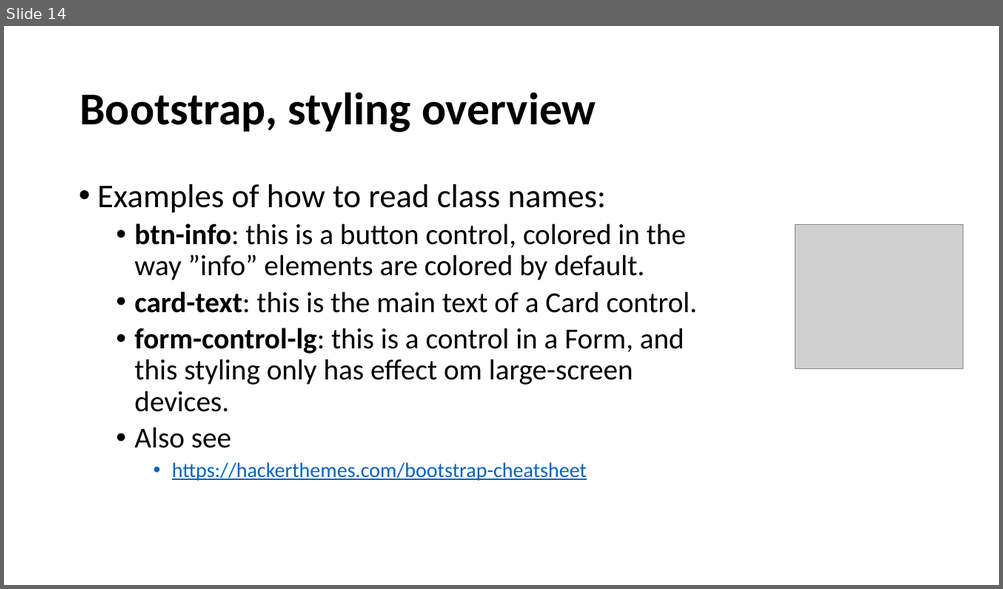
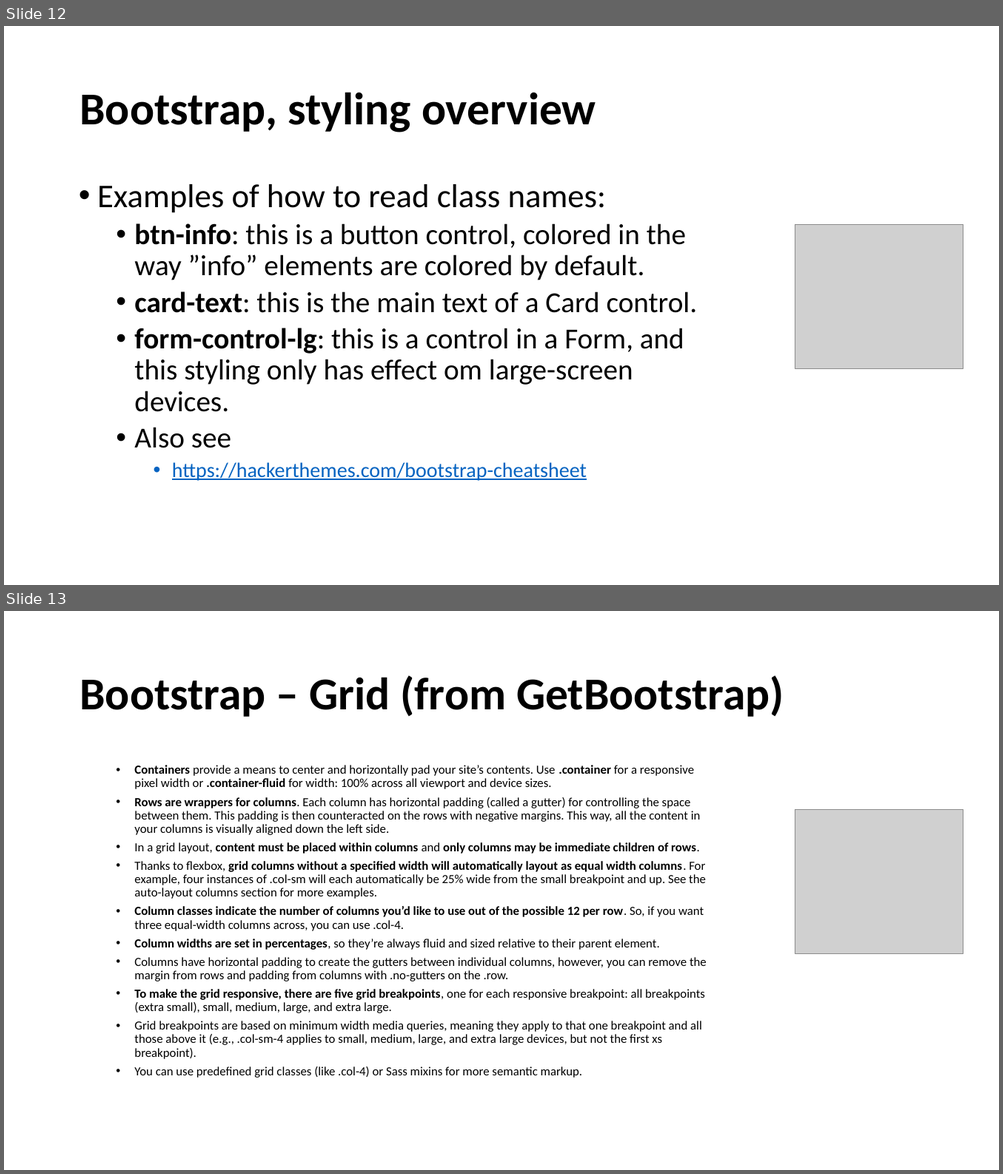
Before and after one commit to perl-easj/WebProg, a slide deck: 20_Bootstrap/BootstrapOverview.pptx. Shown one above the other, each under a label of ours: slide 14 before the commit, slides 12 and 13 after it. The pictures are 1003x589 and 1003x1174 pixels, drawn with LibreOffice and Linux fonts; fonts in the diff are those of the drawing; grey boxes stand for pictures. Boxes give left, top, right and bottom in pixels: in the first picture for what was removed or moved away, otherwise in the second. Text is boxed around its words. In the diff, an @@ line names an element or a change of style, - is before the commit and + after.

Commit message:
Added materials for WP Day 2 (Bootstrap 4)

```diff
--- a/20_Bootstrap/BootstrapOverview.pptx
+++ b/20_Bootstrap/BootstrapOverview.pptx
@@ slide 13 added at bbox=[4, 611, 999, 1170], background #FFFFFF @@
@@ title added at bbox=[79, 675, 783, 717], 44 pt, text #000000, bold @@
+Bootstrap – Grid (from GetBootstrap)
@@ text added at bbox=[134, 765, 706, 1078], 12 pt, text #000000 @@
+  • Containers provide a means to center and horizontally pad your site’s contents. Use .container for a responsive pixel width or .container-fluid for width: 100% across all viewport and device sizes.
+  • Rows are wrappers for columns. Each column has horizontal padding (called a gutter) for controlling the space between them. This padding is then counteracted on the rows with negative margins. This way, all the content in your columns is visually aligned down the left side.
+  • In a grid layout, content must be placed within columns and only columns may be immediate children of rows.
+  • Thanks to flexbox, grid columns without a specified width will automatically layout as equal width columns. For example, four instances of .col-sm will each automatically be 25% wide from the small breakpoint and up. See the auto-layout columns section for more examples.
+  • Column classes indicate the number of columns you’d like to use out of the possible 12 per row. So, if you want three equal-width columns across, you can use .col-4.
+  • Column widths are set in percentages, so they’re always fluid and sized relative to their parent element.
+  • Columns have horizontal padding to create the gutters between individual columns, however, you can remove the margin from rows and padding from columns with .no-gutters on the .row.
+  • To make the grid responsive, there are five grid breakpoints, one for each responsive breakpoint: all breakpoints (extra small), small, medium, large, and extra large.
+  • Grid breakpoints are based on minimum width media queries, meaning they apply to that one breakpoint and all those above it (e.g., .col-sm-4 applies to small, medium, large, and extra large devices, but not the first xs breakpoint).
+  • You can use predefined grid classes (like .col-4) or Sass mixins for more semantic markup.
@@ picture added at bbox=[795, 809, 963, 954] @@
@@ what was slide 14 is now slide 12 @@
```
Also in this commit, not shown: 2 slides changed, 2 slides removed, 47 other files.
